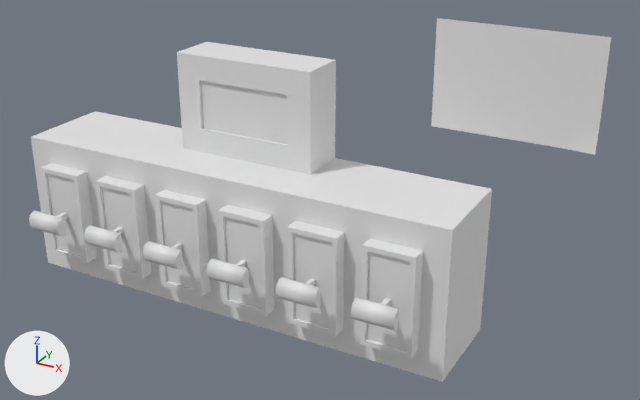
Before and after pictures for a commit that changed the Blender file blender_models/Machines/Bridge.blend.
The view is the same before and after, from a 50 mm lens placed at (1.842, -2.929, 1.868), pointed at (0.357, -0.23, 0.518). Every picture has the same lights, and +X, +Y and +Z are marked at lower left. Materials are left out; every surface is plain grey.

Objects in the first picture: 'Base', 'Door', 'IN3', 'IN4', 'IN5', 'IN6', 'Instructions', 'Slot2', 'Slot3', 'Slot4', 'Slot5', 'Slot6'.
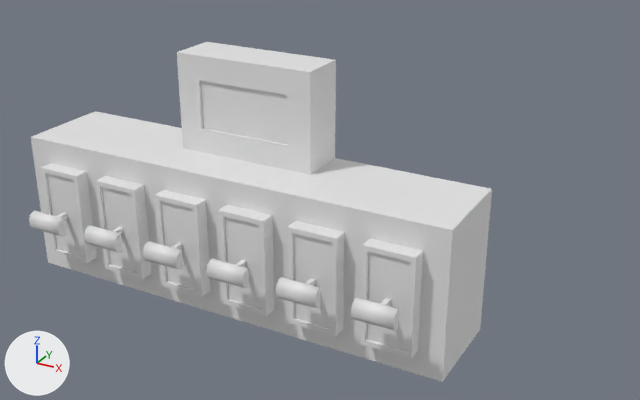
Patch to the scene script:
```diff
--- a/blender_models/Machines/Bridge.blend.py
+++ b/blender_models/Machines/Bridge.blend.py
@@ ob_instructions @@
-ob_instructions = bpy.data.objects.new('Instructions', me_plane_007)
-ob_instructions.location = (1.0, 0.0, 1.0)
```

Changed parts and their boxes (x1, y1, x2, y2) in the pictures (640 x 400 px):
'Instructions', deleted
    before: (431, 18, 611, 155)
